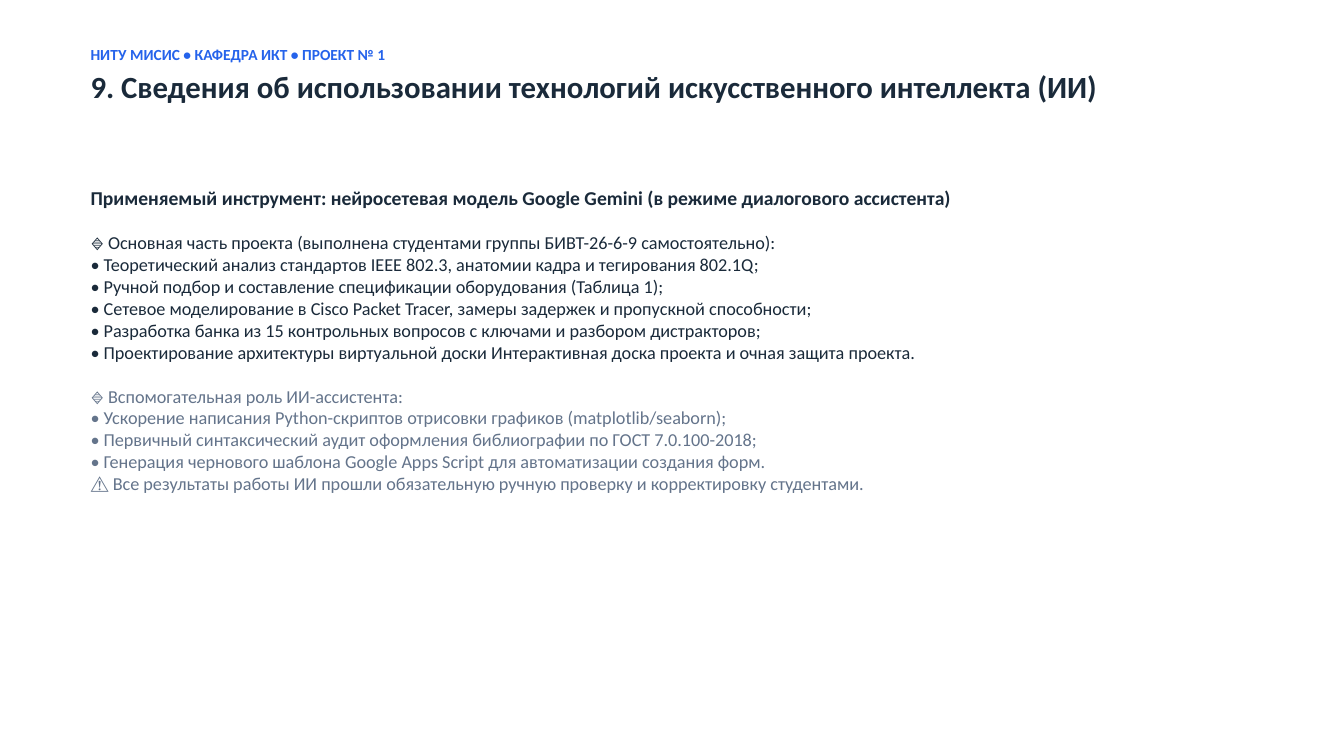
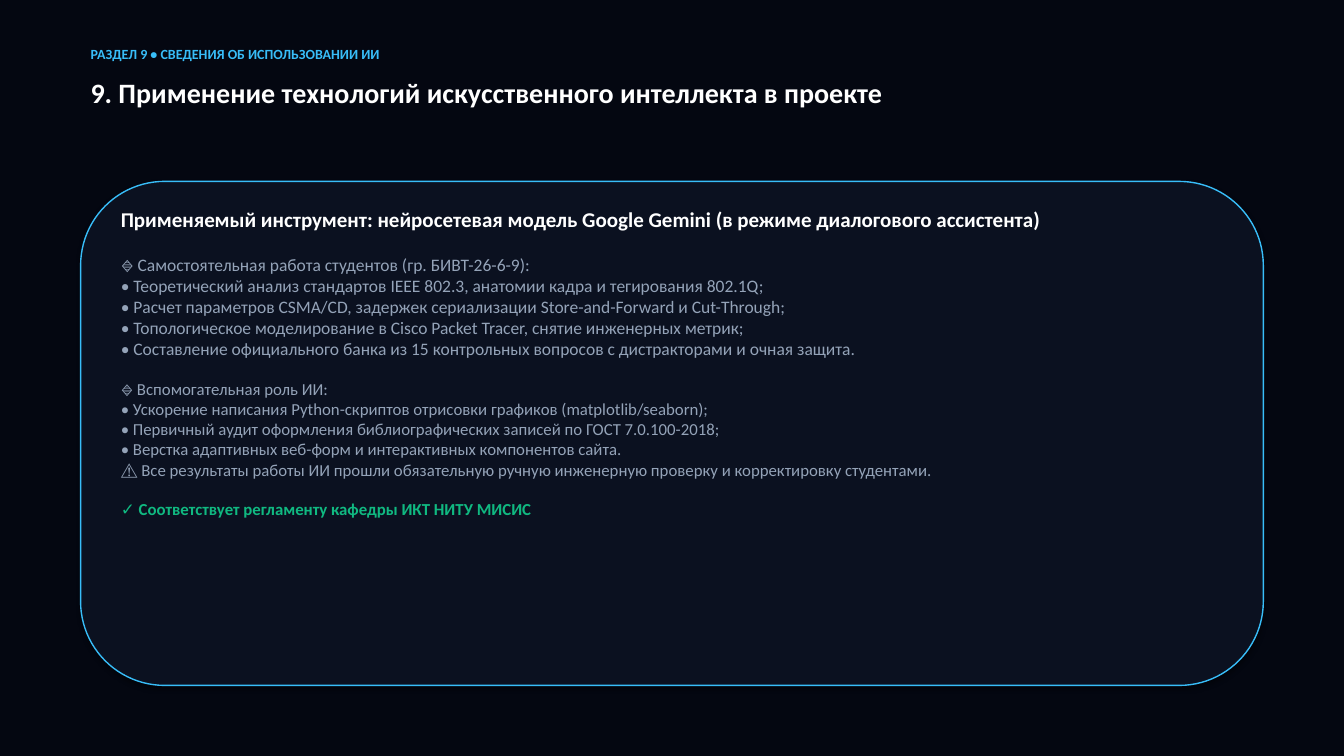
Before and after one commit to kukes-misis/network-ethernet-project1, a slide deck: slide 10 of docs/Презентация_ПР4_Проект1_Микитенко_Ерепов.pptx. Drawn at 1344x756 pixels with LibreOffice and Linux fonts; fonts in the diff are those of the drawing. Boxes give left, top, right and bottom in pixels: in the first picture for what was removed or moved away, otherwise in the second. Text is boxed around its words. In the diff, an @@ line names an element or a change of style, - is before the commit and + after.

Commit message:
feat(presentation): build PPTX 1-in-1 matching website dark theme, typography, and card design

```diff
--- a/docs/Презентация_ПР4_Проект1_Микитенко_Ерепов.pptx
+++ b/docs/Презентация_ПР4_Проект1_Микитенко_Ерепов.pptx
@@ rectangle added at box(0, 0, 1344, 756), fill #040711, outline #040711 0.75 pt @@
@@ text at box(91, 50, 379, 61): text changed; size 22 to 10 pt; text colour #1A2A3A to #38BDF8 @@
-НИТУ МИСИС • КАФЕДРА ИКТ • ПРОЕКТ № 1
-9. Сведения об использовании технологий искусственного интеллекта (ИИ)
+РАЗДЕЛ 9 • СВЕДЕНИЯ ОБ ИСПОЛЬЗОВАНИИ ИИ
@@ text added at box(91, 84, 882, 108), 20 pt, text #FFFFFF, bold @@
+9. Применение технологий искусственного интеллекта в проекте
@@ rounded rectangle added at box(81, 181, 1263, 686), fill #0B1120, outline #38BDF8 1 pt @@
@@ text "Применяемый инструмент: нейросетевая модель Google ...": place and size @@
-text "Применяемый инструмент: нейросетевая модель Google ..." at box(91, 190, 951, 493)
+text "Применяемый инструмент: нейросетевая модель Google ..." at box(121, 211, 1039, 518)
@@ text at box(121, 211, 1039, 231): size 14 to 15 pt, text colour #1A2A3A to #FFFFFF in "Применяемый инструмент: нейросетевая модель Google Gemini (в ..."; more space between paragraphs @@
@@ text at box(133, 258, 931, 518): text changed; size 13 to 12 pt; text colour #1A2A3A to #94A3B8 @@
-🔹 Основная часть проекта (выполнена студентами группы БИВТ-26-6-9 самостоятельно):
-• Теоретический анализ стандартов IEEE 802.3, анатомии кадра и тегирования 802.1Q;
-• Ручной подбор и составление спецификации оборудования (Таблица 1);
-• Сетевое моделирование в Cisco Packet Tracer, замеры задержек и пропускной способности;
-• Разработка банка из 15 контрольных вопросов с ключами и разбором дистракторов;
-• Проектирование архитектуры виртуальной доски Интерактивная доска проекта и очная защита проекта.
-🔹 Вспомогательная роль ИИ-ассистента:
-• Ускорение написания Python-скриптов отрисовки графиков (matplotlib/seaborn);
-• Первичный синтаксический аудит оформления библиографии по ГОСТ 7.0.100-2018;
-• Генерация чернового шаблона Google Apps Script для автоматизации создания форм.
-⚠️ Все результаты работы ИИ прошли обязательную ручную проверку и корректировку студентами.
+🔹 Самостоятельная работа студентов (гр. БИВТ-26-6-9):
+• Теоретический анализ стандартов IEEE 802.3, анатомии кадра и тегирования 802.1Q;
+• Расчет параметров CSMA/CD, задержек сериализации Store-and-Forward и Cut-Through;
+• Топологическое моделирование в Cisco Packet Tracer, снятие инженерных метрик;
+• Составление официального банка из 15 контрольных вопросов с дистракторами и очная защита.
+🔹 Вспомогательная роль ИИ:
+• Ускорение написания Python-скриптов отрисовки графиков (matplotlib/seaborn);
+• Первичный аудит оформления библиографических записей по ГОСТ 7.0.100-2018;
+• Верстка адаптивных веб-форм и интерактивных компонентов сайта.
+⚠️ Все результаты работы ИИ прошли обязательную ручную инженерную проверку и корректировку студентами.
+✓ Соответствует регламенту кафедры ИКТ НИТУ МИСИС
```
Also in this commit, not shown: 3 other slides changed, 6 slides added, 6 slides removed, 3 other files.
